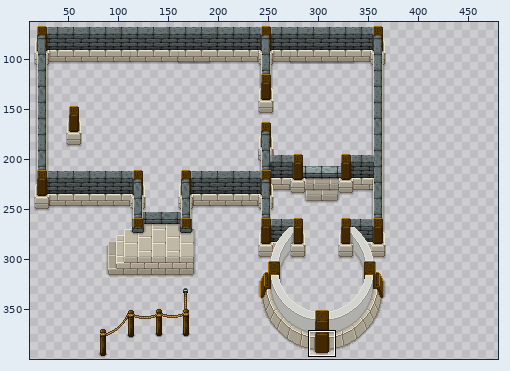
Edited in one commit: sprite sheet (img/inn_base.png). The first picture is a wide view before the edit; the outline marks the close-up.
Close-up. Earlier state:
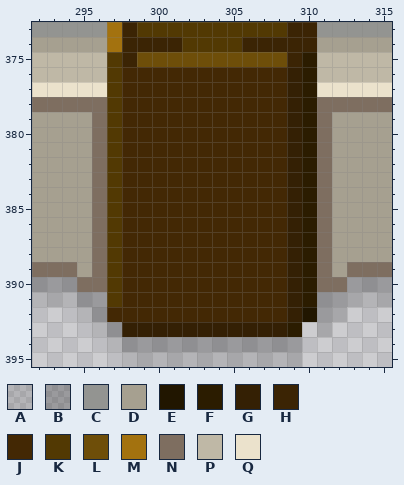
The file is 480x400 pixels. Colours within 5 levels of each other are drawn and written as one. Shown: x 292..315, y 373..395. The wide view leaves out empty margins. The commit also changed other parts of the picture, which this record leaves out.
Palette (. is transparent): A #0000001f  B #0000003f  C #939491  D #a6a090  E #211600  F #2b1c00  G #342004  H #3b2404  J #432804  K #523903  L #6e4e09  M #a3720f  N #7e6e60  P #bfb8a6  Q #ebe2cc
Pixels before, first column x 292:
373 CCCCCMHKKKKKKKKKKHHCCCCC
374 DDDDDMHHHHKKKKHHHHHDDDDD
375 PPPPPKHLLLLLLLLLLHFPPPPP
376 PPPPPKJJJJJJJJJJJGFPPPPP
377 QQQQQKJJJJJJJJJJJGFQQQQQ
378 NNNNNKJJJJJJJJJJJGFNNNNN
379 DDDDNKJJJJJJJJJJJGFNDDDD
380 DDDDNKJJJJJJJJJJJGFNDDDD
381 DDDDNKJJJJJJJJJJJGFNDDDD
382 DDDDNKJJJJJJJJJJJGFNDDDD
383 DDDDNKJJJJJJJJJJJGFNDDDD
384 DDDDNKJJJJJJJJJJJGFNDDDD
385 DDDDNKJJJJJJJJJJJGFNDDDD
386 DDDDNKJJJJJJJJJJJGFNDDDD
387 DDDDNKJJJJJJJJJJJGFNDDDD
388 DDDDNKJJJJJJJJJJJGFNDDDD
389 NNNDNKJJJJJJJJJJJGFNDNNN
390 BBBNNKJJJJJJJJJJJGFNNBBB
391 AAABBKJJJJJJJJJJJGFBBAAA
392 ...ABJJJJJJJJJJJJGEBA...
393 ....ABGGGGGGGGGGGF.A....
394 .....ABBBBBBBBBBBB......
395 ......AAAAAAAAAAAA......
New version:
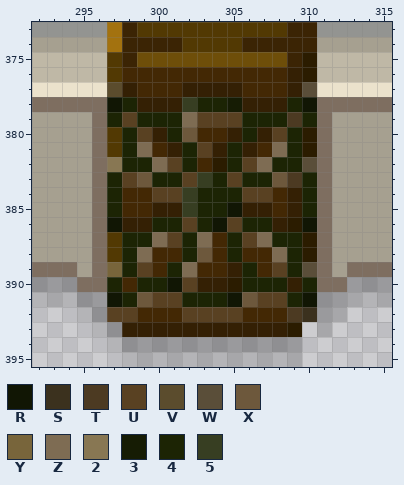
Colours new in this view: R #111604  S #3b311e  T #4c3a22  U #594122  V #5b4c2d  W #5a4e39  X #6d583c  Y #78653b  Z #7e6c53  2 #887753  3 #161c04  4 #1c2404  5 #373e22
Changes in this commit:
y 377: x 297..298 KJ -> VG; x 302..305 JJJJ -> GGGG; x 310 F -> W
y 378: x 297..310 KJJJJJJJJJJJGF -> R4GGG5443GGG4R
y 379: x 297..310 KJJJJJJJJJJJGF -> 4U444ZUUU444T4
y 380: x 298..302 JJJJJ -> 4UG4X; x 305..309 JJJJG -> G4GU4
y 381: x 298..299 JJ -> 4Z; x 301..306 JJJJJJ -> G4UG4G; x 308..309 JG -> Z4
y 382: x 297..302 KJJJJJ -> 244ZU4; x 304..310 JJJJJGF -> F4UZ44W
y 383: x 297..310 KJJJJJJJJJJJGF -> 4UX44U54U44XT4
y 384: x 297 K -> 4; x 300..307 JJJJJJJJ -> UU5444UU; x 310 F -> 4
y 385: x 297 K -> 4; x 300..307 JJJJJJJJ -> GG544RGG; x 310 F -> 4
y 386: x 297..310 KJJJJJJJJJJJGF -> RGG44U4RU44GFR
y 387: x 298..303 JJJJJJ -> 44ZU4Z; x 305..309 JJJJG -> 4UZ44
y 388: x 298..299 JJ -> 4Z; x 302..303 JJ -> 4X; x 305 J -> 4; x 308..309 JG -> Z4
y 389: x 297..299 KJJ -> Y4U; x 301..302 JJ -> 4Z; x 305..306 JJ -> G4; x 308..310 JGF -> U4W
y 390: x 297 K -> 4; x 299..308 JJJJJJJJJJ -> 44RUGGF444; x 310 F -> 4
y 391: x 297..310 KJJJJJJJJJJJGF -> R4XUU444RXUU4R
y 392: x 297..298 JJ -> UU; x 302..305 JJJJ -> UUUU; x 309..310 GE -> TS
Pixel boxes of the changes (left, top, right, bottom) in both close-ups:
changed: (107, 82, 317, 322)
